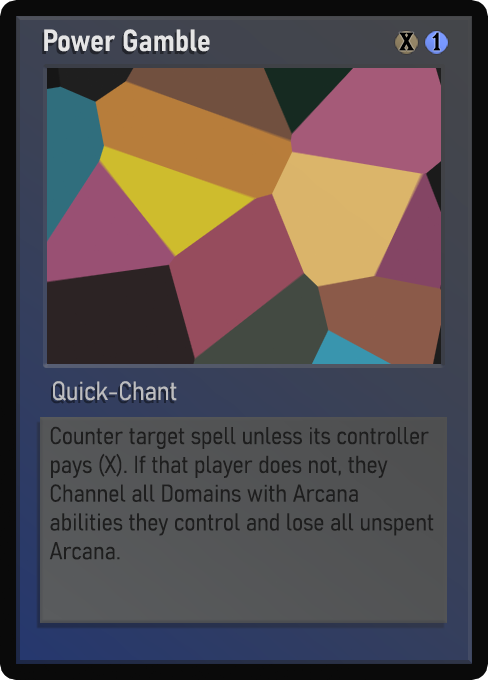
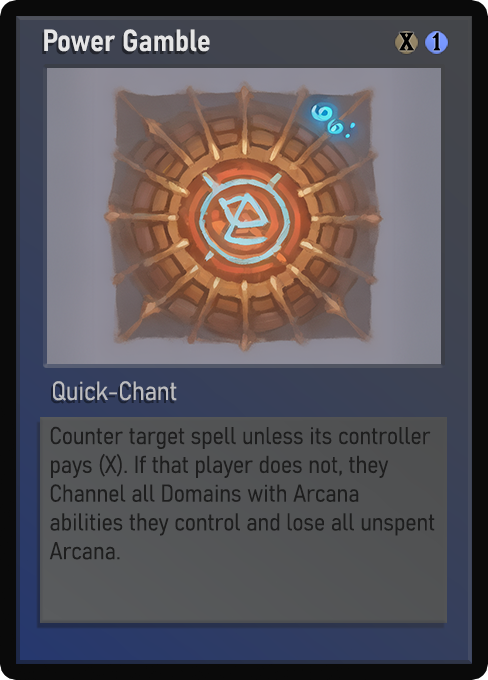
Layered file, before and after one edit (w=488, h=680). Changes by layer:
painted on "Name" over [51, 30, 209, 52]
painted on "Class" over [55, 383, 156, 401]
painted on "Desc_norm" over [52, 427, 435, 560]
painted on "Artwork" over [47, 68, 441, 364]
